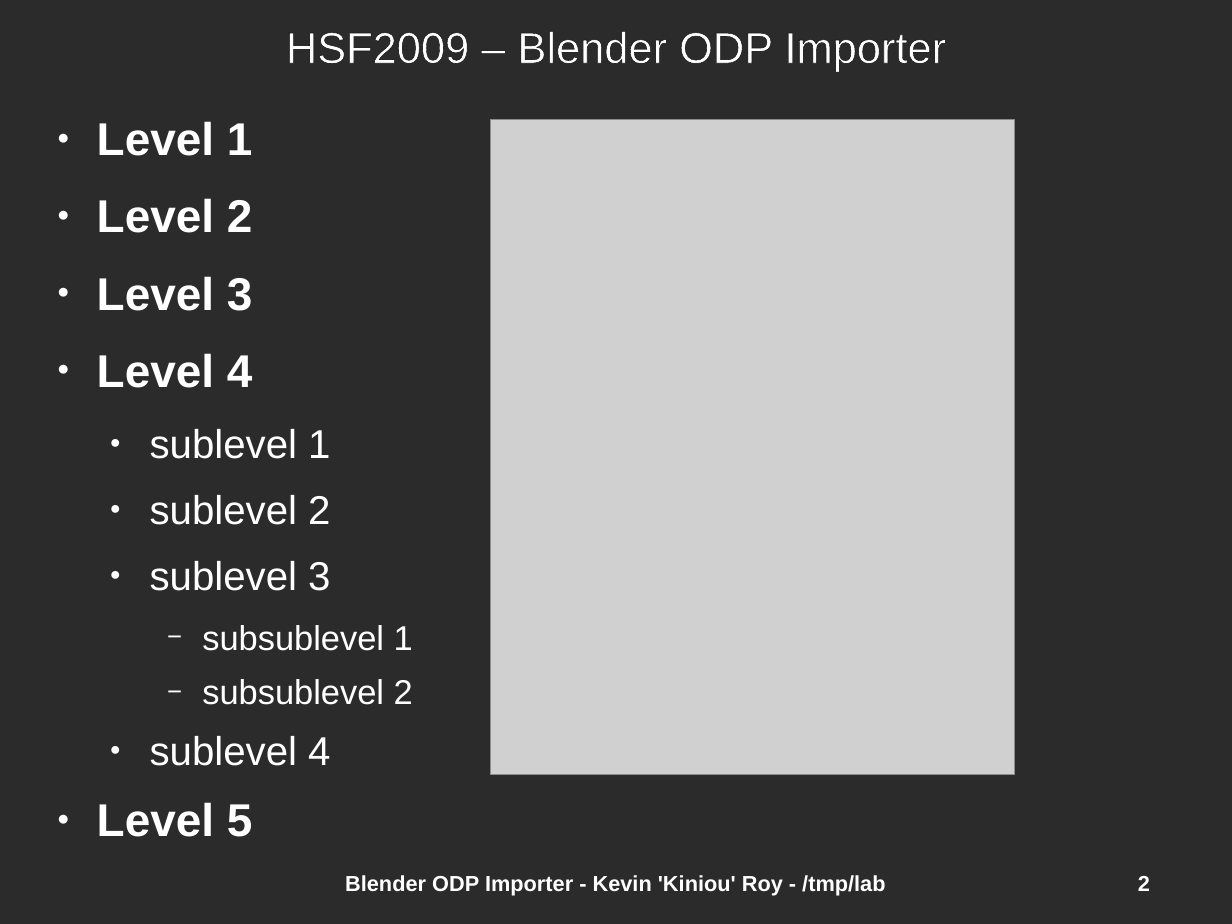
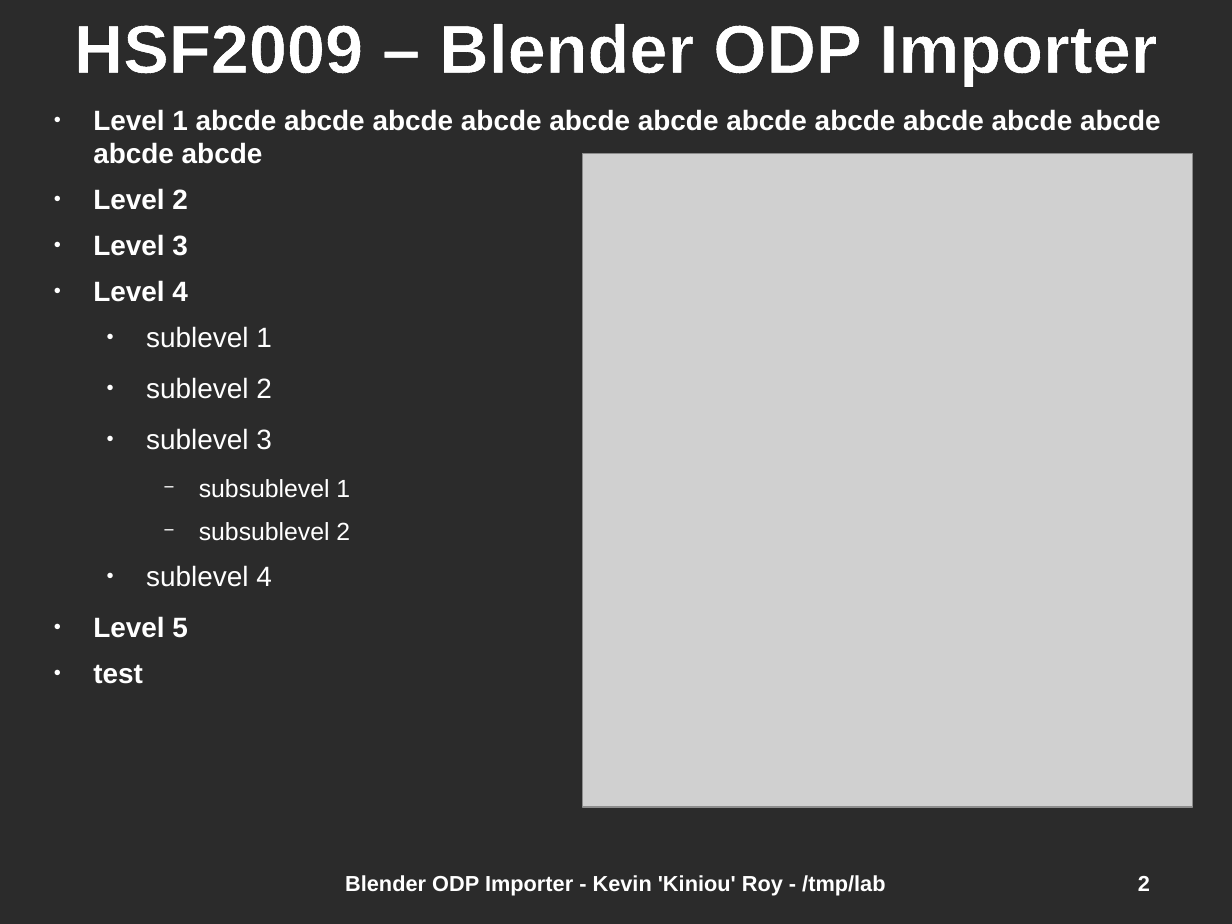
Before and after one commit to kiniou/blender-smooth-slides, a slide deck: slide 2 of import/doc/HSF2009.odp. Drawn at 1232x924 pixels with LibreOffice and Linux fonts; fonts in the diff are those of the drawing; grey boxes stand for pictures; background and template pictures are left out; a plain dark background stands for a picture behind light text. Boxes give left, top, right and bottom in pixels: in the first picture for what was removed or moved away, otherwise in the second. Text is boxed around its words. In the diff, an @@ line names an element or a change of style, - is before the commit and + after.

Commit message:
Road to get ODP Styles working (3)
    * Added reportlab to get layout coordinates and paragraph break (still need a lot of work...)
    * Need to find a good font size conversion formula

```diff
--- a/import/doc/HSF2009.odp
+++ b/import/doc/HSF2009.odp
@@ title "HSF2009 – Blender ODP Importer" at (74,24,1157,86): size 28 to 44.2 pt, bold on @@
@@ text "Level 1 abcde abcde abcde ...": place and size @@
-text "Level 1 abcde abcde abcde ..." at (97,121,413,837)
+text "Level 1 abcde abcde abcde ..." at (93,109,1161,684)
@@ text at (93,109,1161,164): text changed; size 29.6 to 18 pt @@
-● Level 1
+● Level 1 abcde abcde abcde abcde abcde abcde abcde abcde abcde abcde abcde abcde abcde
@@ picture: place and size @@
-picture at (491,120,1015,775)
+picture at (582,153,1192,807)
@@ text at (93,188,350,638): size 29.6 to 18 pt in "Level 2", "Level 3", "Level 4", "Level 5"; size 25.9 to 18 pt in "sublevel 1", "sublevel 2", "sublevel 3", "sublevel 4"; size 22.2 to 16 pt in "subsublevel 1", "subsublevel 2"; less space between paragraphs @@
@@ text at (93,664,143,684): paragraph added @@
+● test
```
Also in this commit, not shown: 2 other slides changed, 1 other file.
